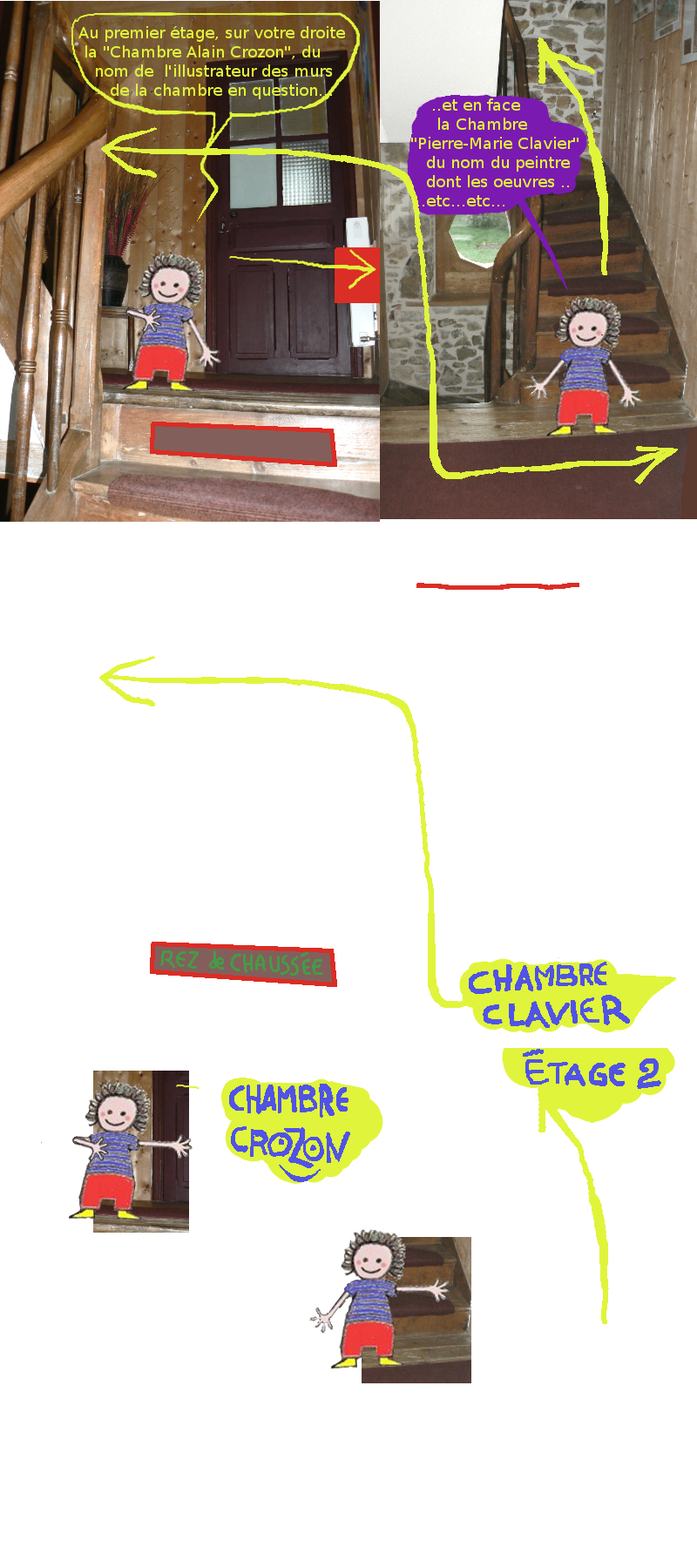
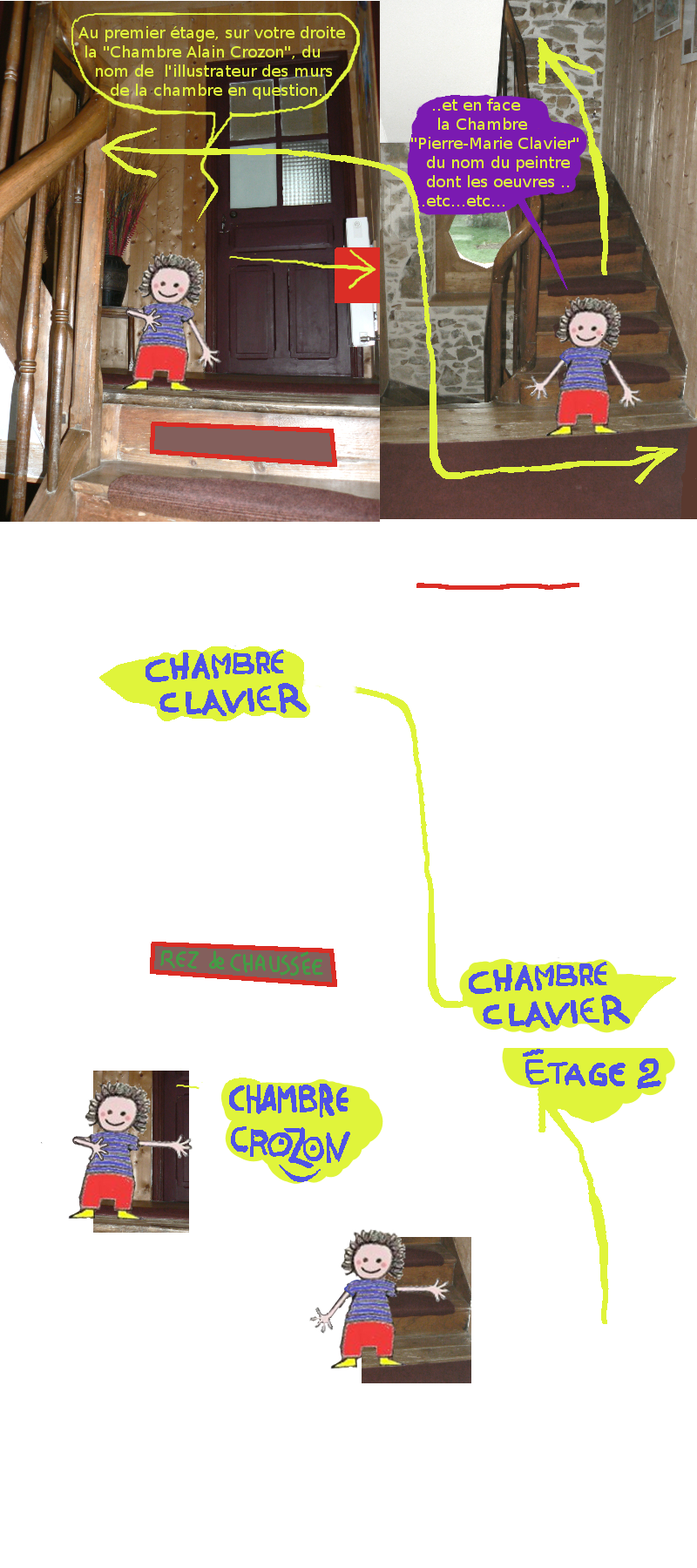
Two versions of the same layered image (w=697, h=1568). Layer-by-layer changes:
added layer "Chambre Clavier" above "Bulle jaune Chambre Clavier" over (145, 645, 307, 717)
added layer "Bulle jaune Chambre Clavier" above "petit trait jaune" over (108, 646, 311, 722)
painted on "Nouveau calque#8" over (299, 679, 359, 694)
